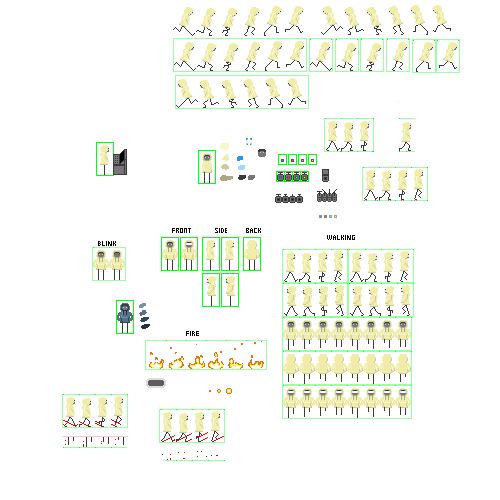
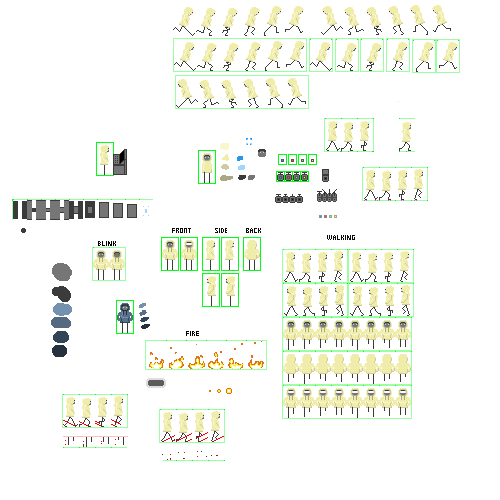
The second 500 x 500 image is a revision of the first. Changes to its layers:
renamed "Layer 39" to "Layer 58", painted on it over [left=12, top=199, right=153, bottom=357]
removed layer "Layer 37" over [left=62, top=199, right=153, bottom=357]
